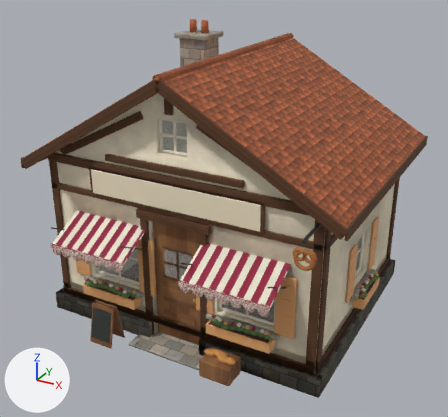
A saved change to the Blender file art/world_assets/town_buildings/bakery/out/building_bakery.blend.
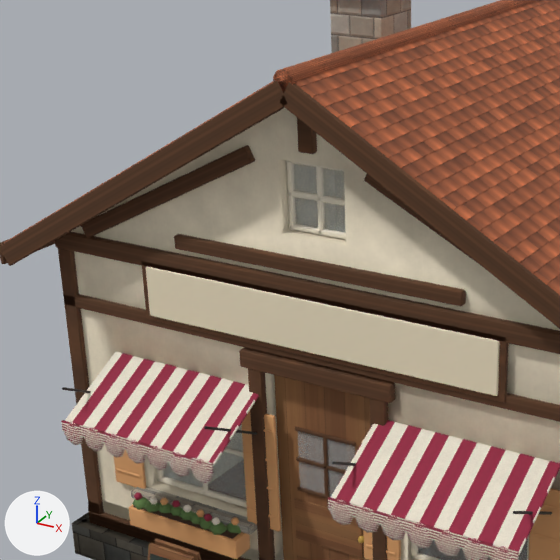
There are two pictures of each version: one whole from a 50 mm camera at (5.5, -10.44, 7.11) aimed at (0.04, -0.51, 2.15), one close up on the part from 5% to 65% of the width and 10% to 74% of the height. The lights are fixed; the arrows at lower left show +X, +Y and +Z. The older version's two pictures come first.

Names of what the first close-up shows: 'base', 'door', 'roof', 'wall_front' and 1 more.
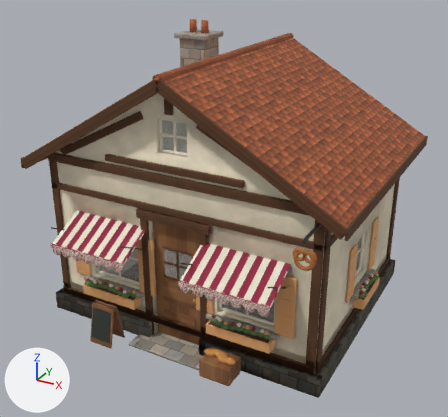
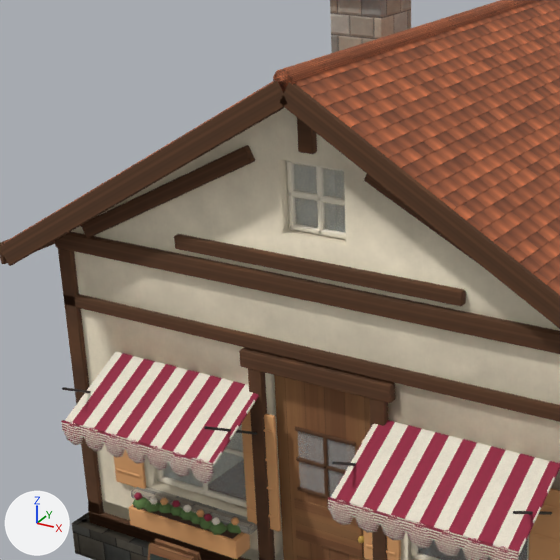
Patch to the scene script:
```diff
--- a/art/world_assets/town_buildings/bakery/out/building_bakery.blend.py
+++ b/art/world_assets/town_buildings/bakery/out/building_bakery.blend.py
@@ me_building_bakery_wall_front @@
 # used by ob_wall_front; location = (0.0, 0.0, 0.0)
-me_building_bakery_wall_front.from_pydata(...)  # 3026 vertices, 3317 faces; spans x -2.9..2.9, y -3.03..-2.05, z -0.03..5.0
+me_building_bakery_wall_front.from_pydata(...)  # 2978 vertices, 3265 faces; spans x -2.9..2.9, y -3.03..-2.05, z -0.03..5.0
+# me_building_bakery_wall_front part 1: the loose piece of 24 vertices spanning x -1.76..1.76, y -2.32..-2.28, z 2.74..3.3 is deleted
+# me_building_bakery_wall_front part 2: the loose piece of 24 vertices spanning x -1.7..1.7, y -2.34..-2.28, z 2.79..3.25 is deleted
 me_building_bakery_wall_front.materials.append(mat_walls_bakery)
@@ me_building_bakery_wall_front @@
 me_building_bakery_wall_front.materials.append(mat_timber_bakery)
-me_building_bakery_wall_front.materials.append(mat_sign_bakery)  # beige #efe2c4
 me_building_bakery_wall_front.materials.append(mat_pretzel)
```

What differs and where, as boxes (x1, y1, x2, y2) in the close-ups (560 x 560 px):
part 1 of me_building_bakery_wall_front, deleted: before (141, 261, 508, 403)
part 2 of me_building_bakery_wall_front, deleted: before (146, 266, 500, 396)
